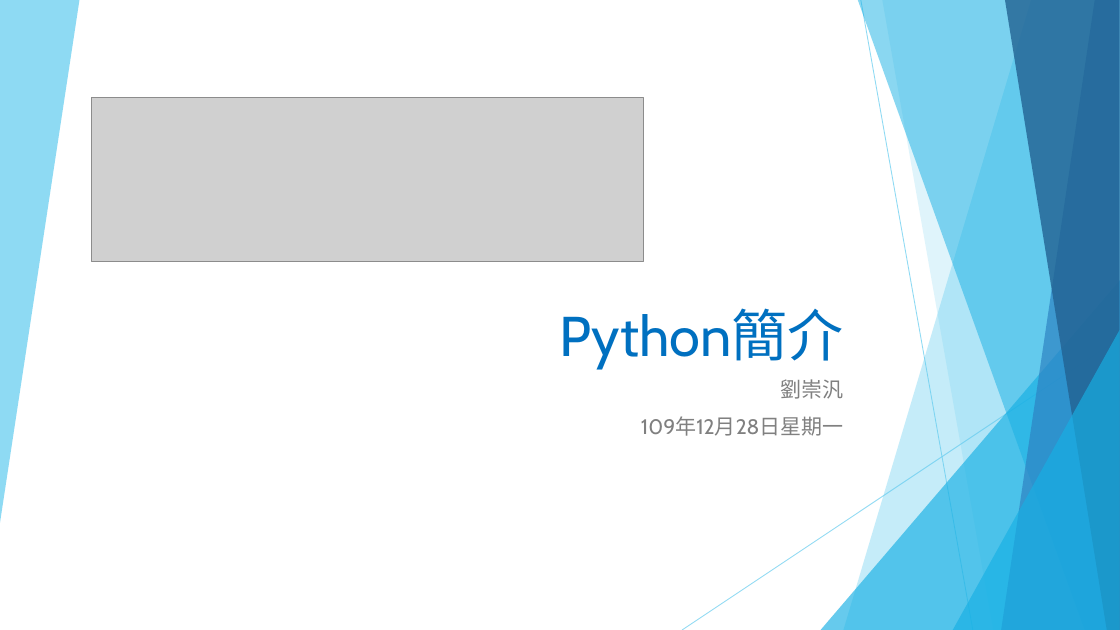
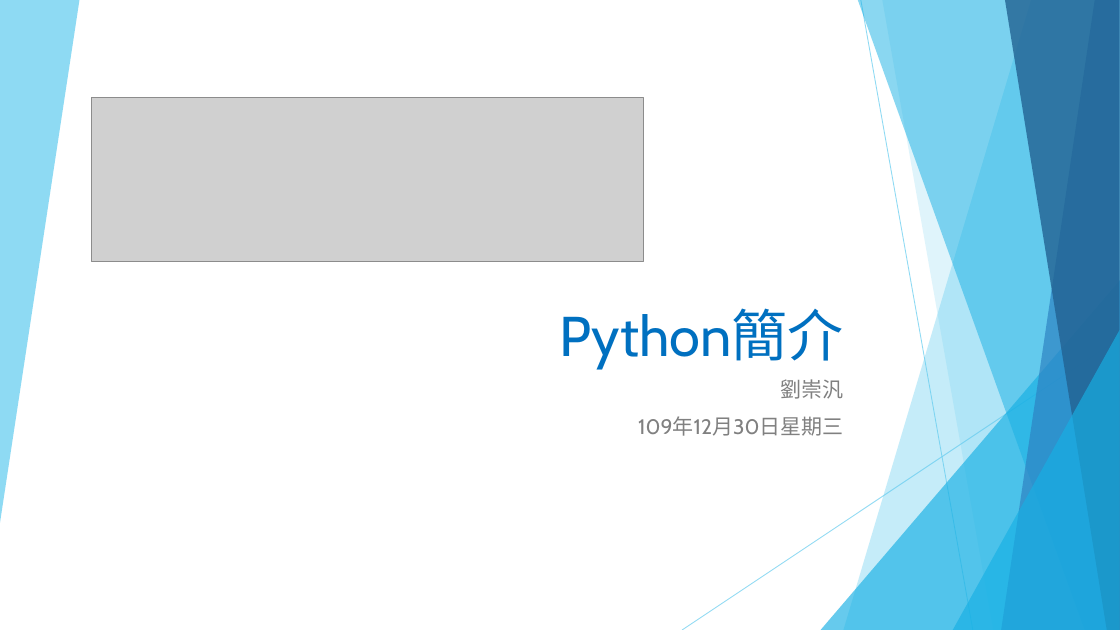
Before and after one commit to liulawsi/My_PPTs, a slide deck: slide 1 of LCC/Python/00_Python簡介.pptx. Drawn at 1120x630 pixels with LibreOffice and Linux fonts; fonts in the diff are those of the drawing; grey boxes stand for pictures. Boxes give left, top, right and bottom in pixels: in the first picture for what was removed or moved away, otherwise in the second. Text is boxed around its words. In the diff, an @@ line names an element or a change of style, - is before the commit and + after.

```diff
--- a/LCC/Python/00_Python簡介.pptx
+++ b/LCC/Python/00_Python簡介.pptx
@@ subtitle at box(638, 416, 843, 436): text changed @@
-109年12月28日星期一
+109年12月30日星期三
```
Also in this commit, not shown: 3 other slides changed, 7 other files.
